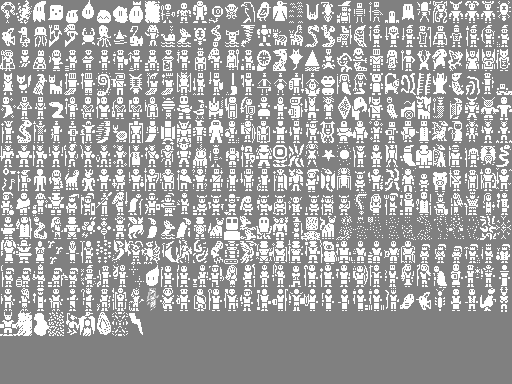
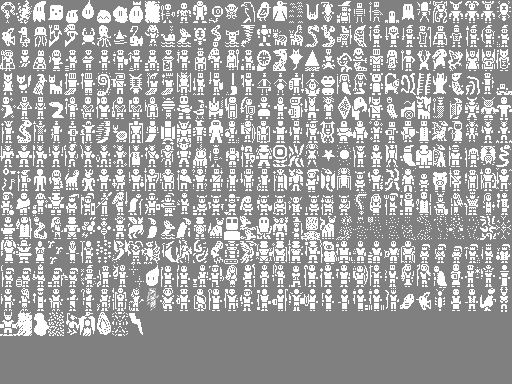
The second 512 × 384 image is a revision of the first. Changes to its layers:
painted on "creature_sprites.png" over bbox(117, 31, 156, 95)
